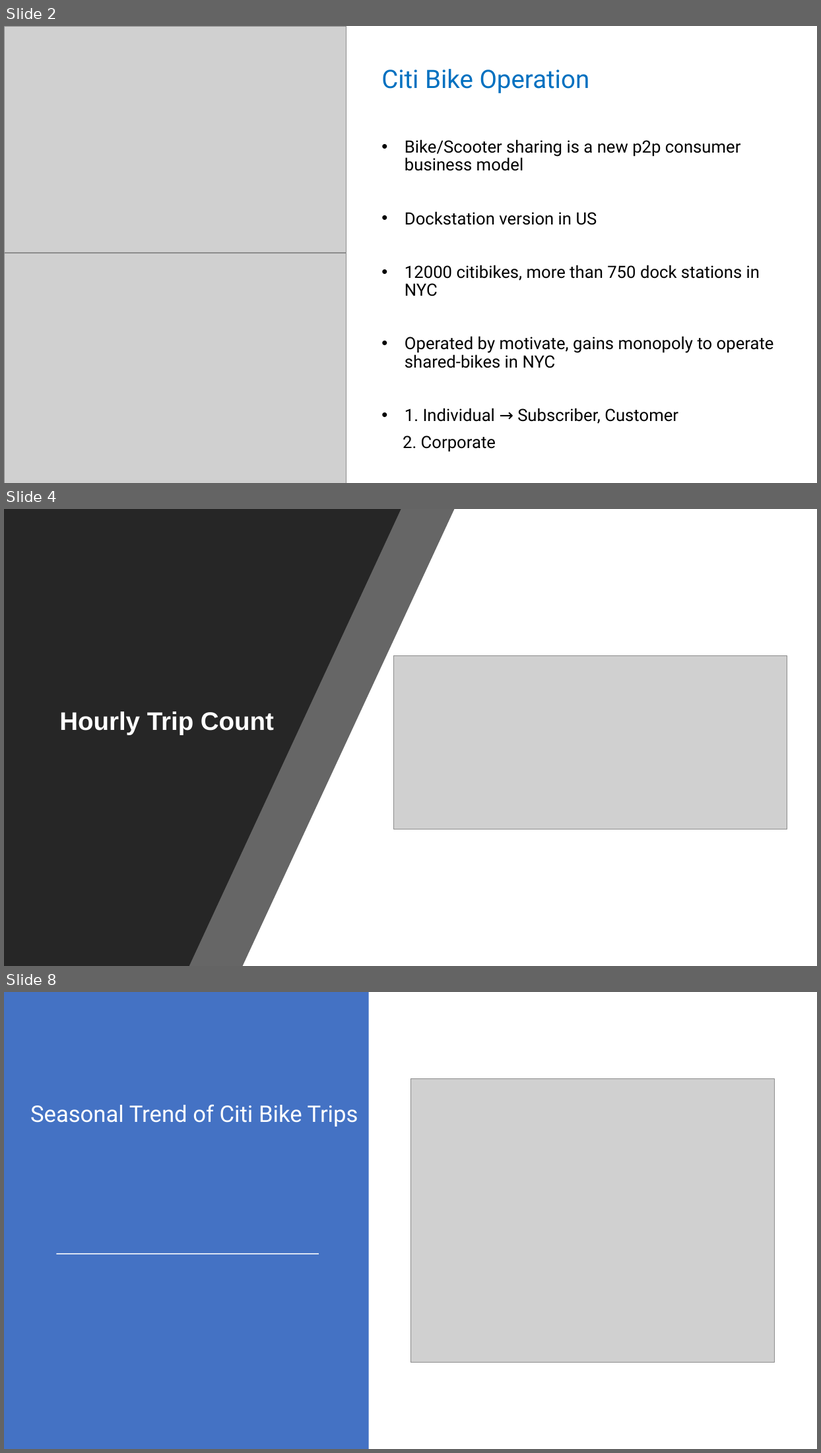
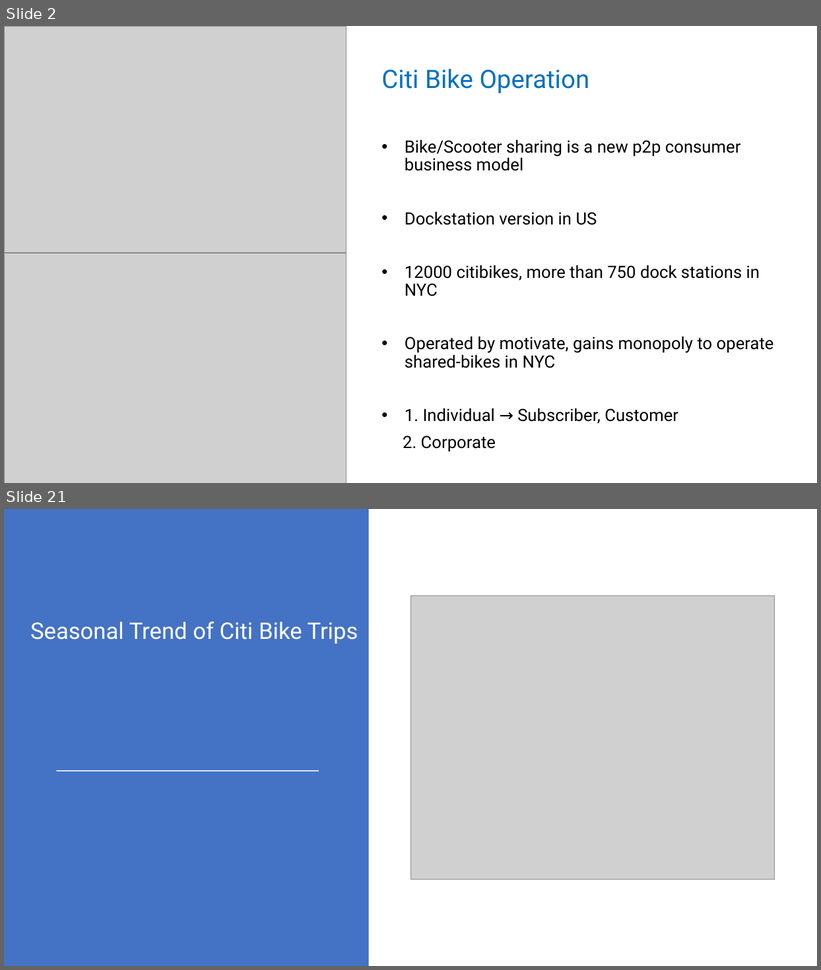
Before and after one commit to kkrlee/CitiBike-Capstone, a slide deck: Citi Bike.pptx. Shown one above the other, each under a label of ours: slides 2, 4 and 8 before the commit, slides 2 and 21 after it; the slides between them are not shown. The pictures are 821x1453 and 821x970 pixels, drawn with LibreOffice and Linux fonts; fonts in the diff are those of the drawing; grey boxes stand for pictures. Boxes give left, top, right and bottom in pixels: in the first picture for what was removed or moved away, otherwise in the second. Text is boxed around its words. In the diff, an @@ line names an element or a change of style, - is before the commit and + after.

```diff
--- a/Citi Bike.pptx
+++ b/Citi Bike.pptx
@@ slide 4 removed at box(4, 509, 817, 966), background #000000 @@
@@ rectangle removed at box(4, 509, 817, 966) @@
@@ freeform shape removed at box(4, 509, 455, 966) @@
@@ freeform shape removed at box(4, 509, 401, 966) @@
@@ picture removed at box(395, 656, 787, 830) @@
@@ subtitle removed at box(59, 712, 274, 735) @@
-Hourly Trip Count
@@ what was slide 8 is now slide 21 @@
```
Also in this commit, not shown: 2 slides changed, 17 slides added, 3 other slides removed, 2 other files.
